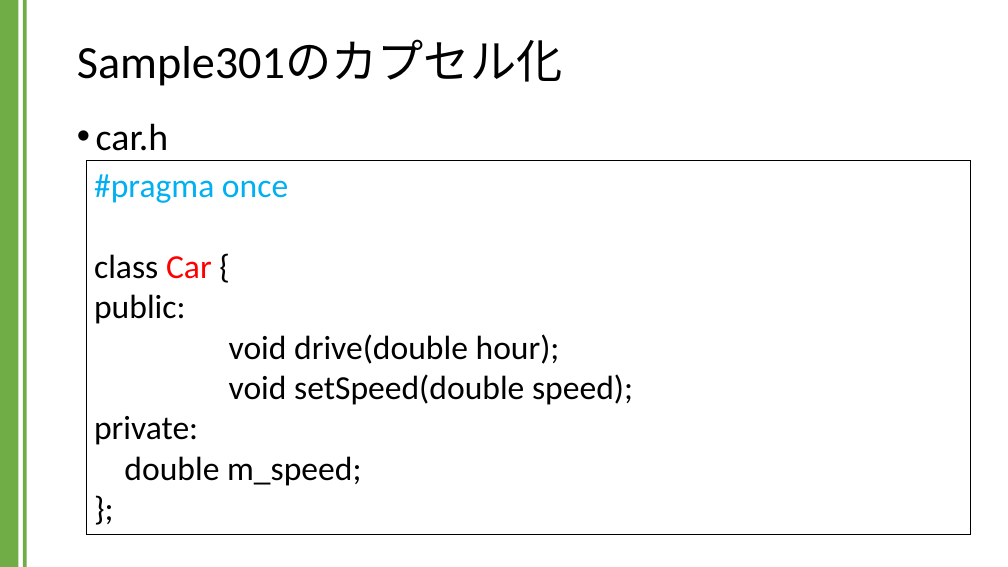
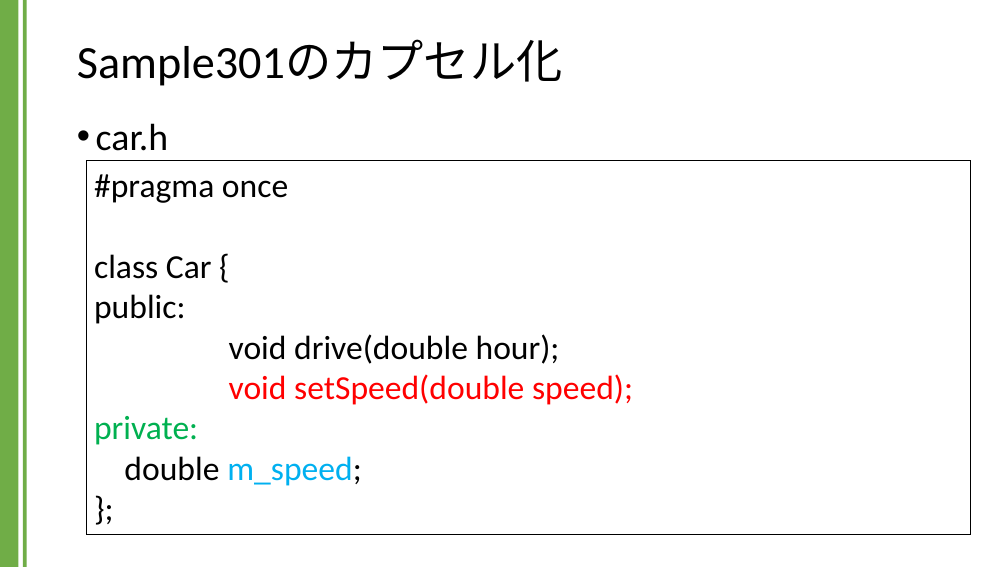
Before and after one commit to kic-murata/cpp2024, a slide deck: slide 22 of 授業資料/講義資料：アクセス指定子とカプセル化.pptx. Drawn at 1008x567 pixels with LibreOffice and Linux fonts; fonts in the diff are those of the drawing. Boxes give left, top, right and bottom in pixels: in the first picture for what was removed or moved away, otherwise in the second. Text is boxed around its words. In the diff, an @@ line names an element or a change of style, - is before the commit and + after.

```diff
--- a/授業資料/講義資料：アクセス指定子とカプセル化.pptx
+++ b/授業資料/講義資料：アクセス指定子とカプセル化.pptx
@@ text in rectangle at (94, 174, 633, 486): text colour #00B0F0 to #000000 in "#pragma once"; text colour #FF0000 to #000000 in "Car"; text colour #000000 to #FF0000 in "void setSpeed(double speed);"; text colour #000000 to #00B050 in "private:"; text colour #000000 to #00B0F0 in "m_speed;" @@
```
Also in this commit, not shown: 2 other slides changed, 3 other files.
